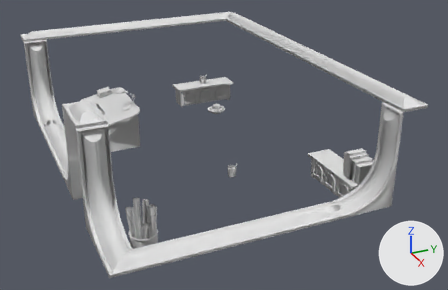
The glTF model www/models/iso_scenes/37.glb: old version first, new version second.
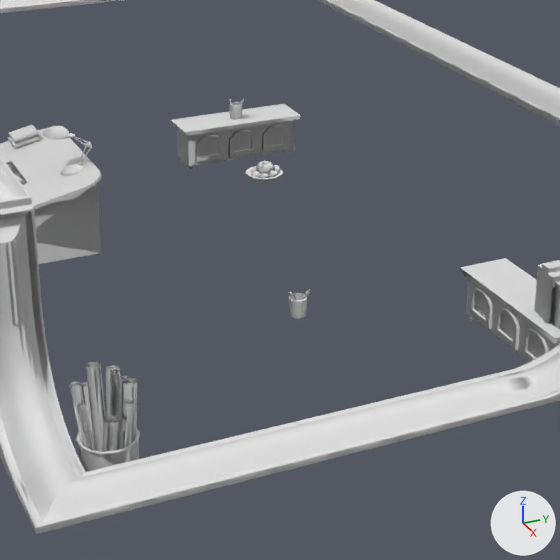
Each version appears first whole from a 50 mm lens placed at (29.75, -13.03, 12.41), pointed at (8.6, -3.51, 1.84), and next in a close-up on the part from 21% to 79% of the width and 10% to 100% of the height. The axes (+X, +Y, +Z) are drawn at lower right. The lights are the same throughout. Materials are left out; every surface is plain grey. Where no turn or scale is listed for an object, it has been applied to the vertices. Vertices at the same position are counted once.

Names of what the first close-up shows: 'colored', 'textured_bacbb9b0'.
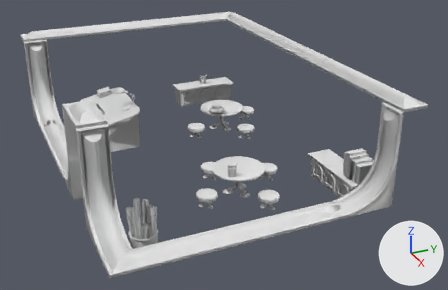
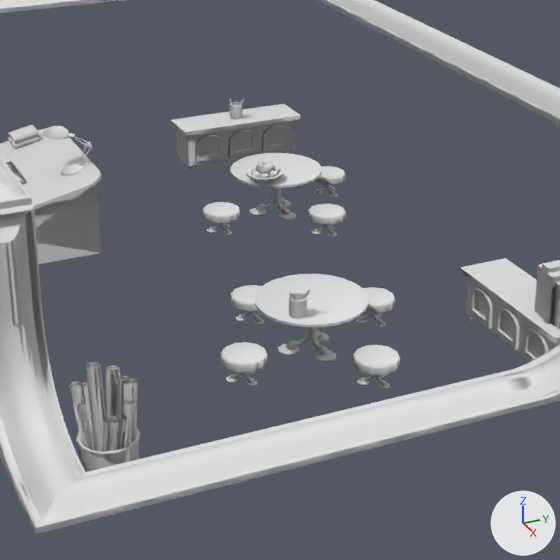
Boxes [x1, y1, x2, y2] around the edits, measured in the close-ups (560 x 560 px):
part 1 of me_mesh_0, built on: after [203, 153, 346, 237]
part 2 of me_mesh_0, added: after [220, 274, 400, 389]

The change in detail:
me_mesh_0 is used by ob_colored; location (0.0, 0.0, 0.0).
me_mesh_0 had 27174 vertices, 55476 faces and spanned x 0.0..15.0, y -10.0..1.0, z 1.0..5.3.
me_mesh_0 now has 30962 vertices, 62722 faces and spans x 0.0..15.0, y -10.0..1.0, z 1.0..5.3.
me_mesh_0 part 1: 2 vertices moved within x 5.5..5.8, y -2.8..-2.5, z 2.0; 1894 vertices added at x 3.1..6.9, y -3.9..-0.1, z 1.0..2.0.
me_mesh_0 part 2: 1894 vertices added at x 9.1..12.9, y -5.9..-2.1, z 1.0..2.0.
